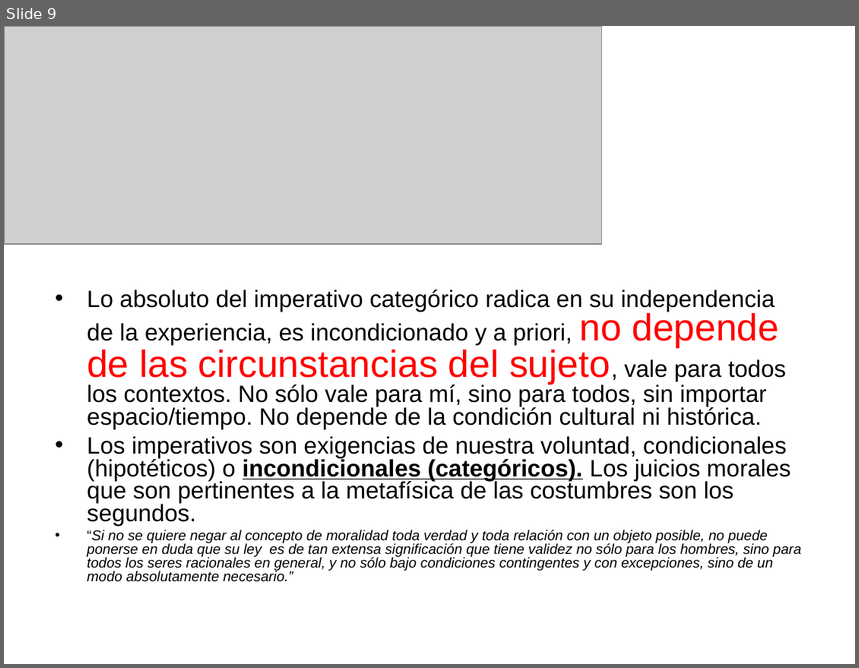
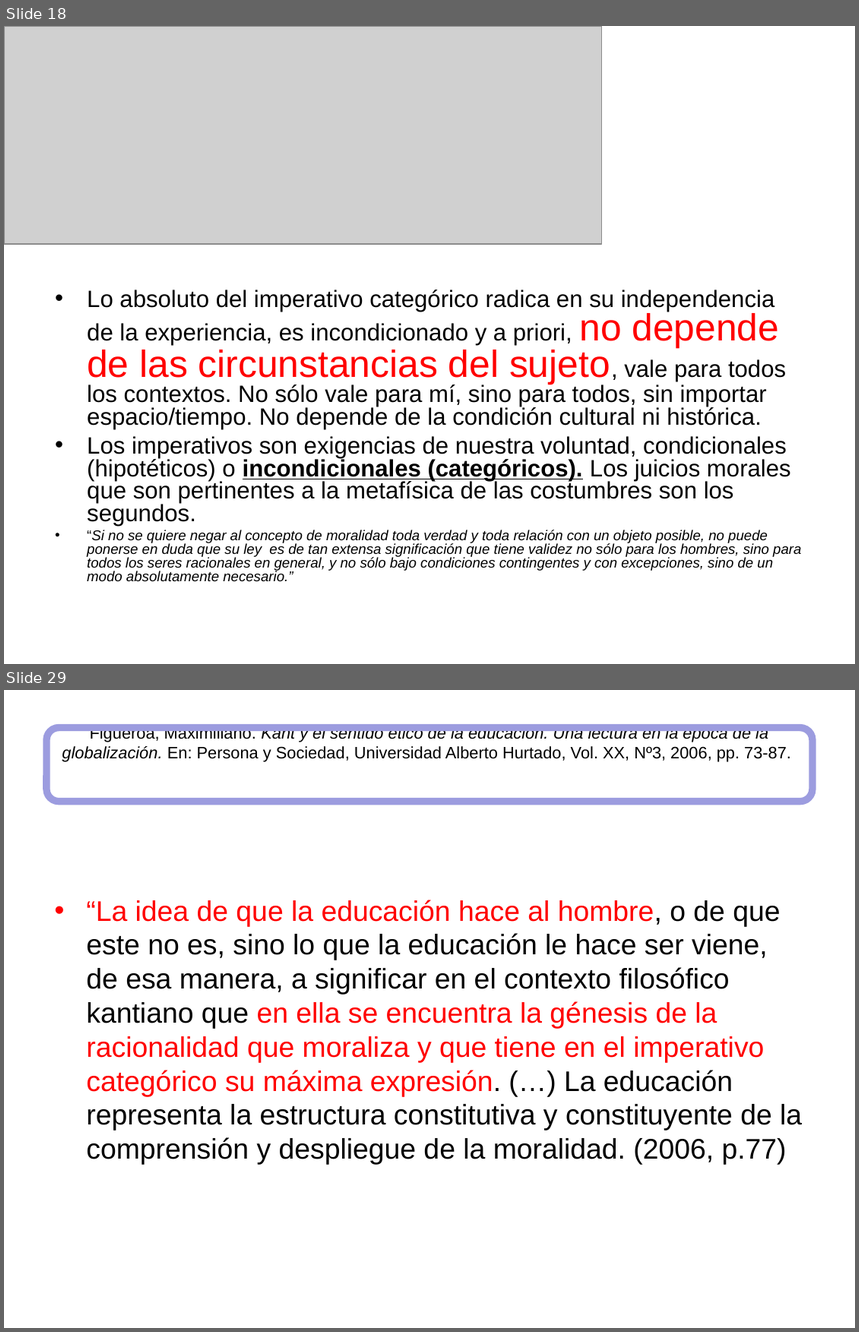
Before and after one commit to zaboltar/zaboltar.github.io, a slide deck: assets uarm/2023 1 UarmPCrit/kant fmc.ppt. Shown one above the other, each under a label of ours: slide 9 before the commit, slides 18 and 29 after it; the slides between them are not shown. The pictures are 859x668 and 859x1332 pixels, drawn with LibreOffice and Linux fonts; fonts in the diff are those of the drawing; grey boxes stand for pictures. Boxes give left, top, right and bottom in pixels: in the first picture for what was removed or moved away, otherwise in the second. Text is boxed around its words. In the diff, an @@ line names an element or a change of style, - is before the commit and + after.

Commit message:
kantFMC

```diff
--- a/assets uarm/2023 1 UarmPCrit/kant fmc.ppt
+++ b/assets uarm/2023 1 UarmPCrit/kant fmc.ppt
@@ slide 29 added at (x1=4, y1=690, x2=855, y2=1328), background #FFFFFF @@
@@ rounded rectangle added at (x1=47, y1=727, x2=813, y2=802), outline #9C9CDF 6.01 pt @@
@@ title added at (x1=62, y1=731, x2=791, y2=762), 14 pt, text #000000 @@
+Figueroa, Maximiliano. Kant y el sentido ético de la educación. Una lectura en la época de la globalización. En: Persona y Sociedad, Universidad Alberto Hurtado, Vol. XX, Nº3, 2006, pp. 73-87.
@@ text added at (x1=86, y1=900, x2=802, y2=1165), 24 pt, text #000000 @@
+• “La idea de que la educación hace al hombre, o de que este no es, sino lo que la educación le hace ser viene, de esa manera, a significar en el contexto filosófico kantiano que en ella se encuentra la génesis de la racionalidad que moraliza y que tiene en el imperativo categórico su máxima expresión. (…) La educación representa la estructura constitutiva y constituyente de la comprensión y despliegue de la moralidad. (2006, p.77)
@@ what was slide 9 is now slide 18 @@
```
Also in this commit, not shown: 6 slides changed, 22 other slides added, 6 other files.
